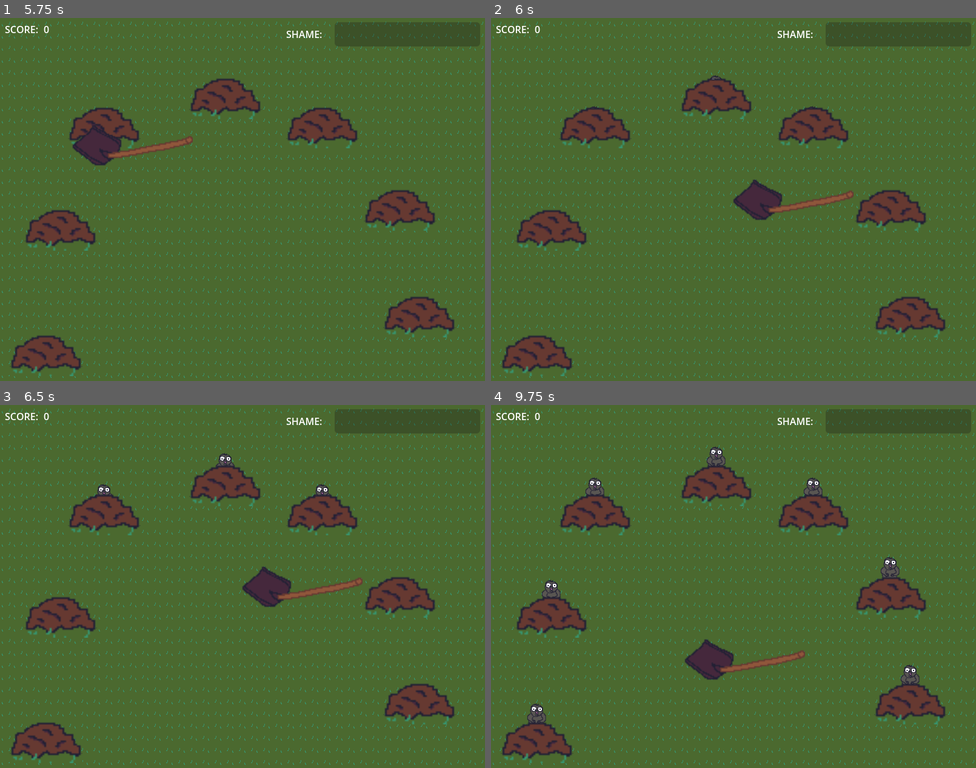
Above: before the commit, frames 1-4 (two rows, left to right).
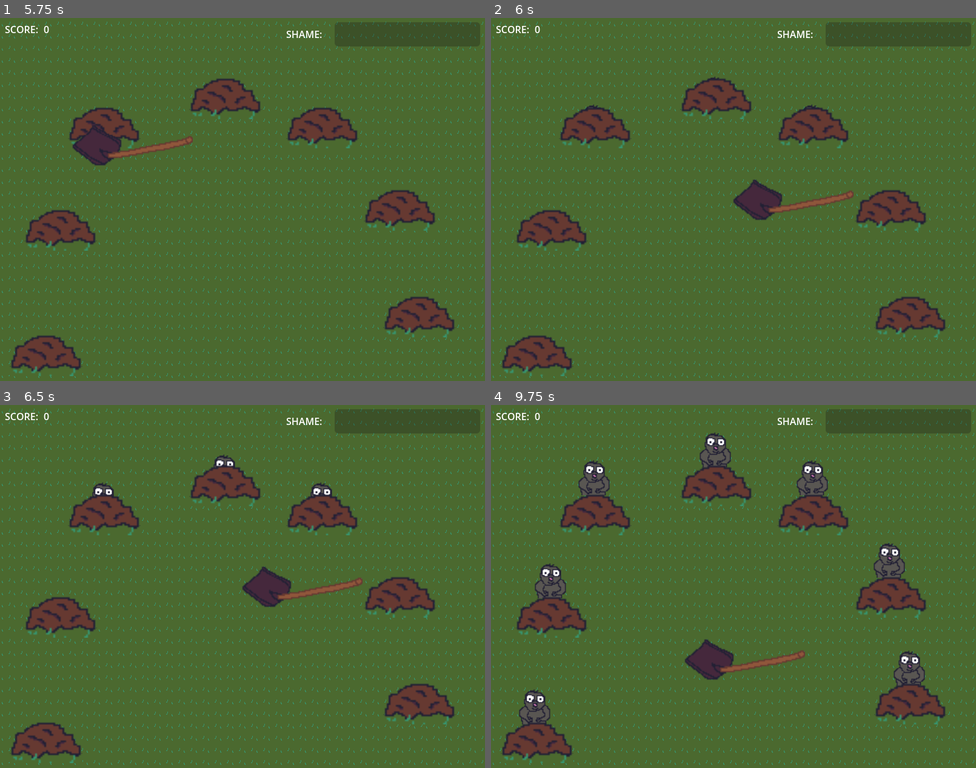
Above: after the commit, the same moments.

Repository: rolika/Mole
Game: Godot game, scene res://main.tscn
Same seed, same stepped clock (60 frames per second), same inputs: the game is played once before the commit and once after it.
Inputs (mouse positions are in pixels of both pictures, inside the frame that each line leads up to):
- Up to frame 1 (5.75 s): click "START" at 0.5 s; tap Enter at 1.25, 2.75, 4.25 s; move the mouse to (349, 181) at 1.27 s; press the mouse at (349, 181) at 1.28 s; tap Space at 2, 3.5, 5 s; move the mouse to (145, 217) at 2.02 s; release the mouse at (145, 217) at 2.03 s; click (145, 217) at 2.1 s; move the mouse to (291, 119) at 2.77 s; press the mouse at (291, 119) at 2.78 s; move the mouse to (218, 272) at 3.52 s; release the mouse at (218, 272) at 3.53 s; click (218, 272) at 3.6 s; move the mouse to (388, 253) at 4.27 s; press the mouse at (388, 253) at 4.28 s; move the mouse to (97, 145) at 5.02 s; release the mouse at (97, 145) at 5.03 s; click (97, 145) at 5.1 s
- Up to frame 2 (6 s): move the mouse to (757, 199) at 5.77 s; press the mouse at (757, 199) at 5.78 s
- Up to frame 3 (6.5 s): no input
- Up to frame 4 (9.75 s): move the mouse to (660, 495) at 6.52 s; release the mouse at (660, 495) at 6.53 s; click (660, 495) at 6.6 s; move the mouse to (840, 568) at 7.27 s; press the mouse at (840, 568) at 7.28 s; move the mouse to (636, 604) at 8.02 s; release the mouse at (636, 604) at 8.03 s; click (636, 604) at 8.1 s; move the mouse to (782, 506) at 8.77 s; press the mouse at (782, 506) at 8.78 s; move the mouse to (709, 659) at 9.52 s; release the mouse at (709, 659) at 9.53 s; click (709, 659) at 9.6 s

Frame 1 is identical in both runs. In frame 2, less than 0.1% of the frame differs, in the area x 19-68%, y 15-26%; in frame 3, 0.3%; in frame 4, 2.7%, in the area x 5-90%, y 7-88%.

Commit message:
bigger moles

Diff:
--- a/main.tscn
+++ b/main.tscn
@@ -20,25 +20,25 @@
 z_index = 1
 
 [node name="Mole" parent="." instance=ExtResource("2_4tly2")]
-position = Vector2(56, 528)
+position = Vector2(40, 528)
 
 [node name="Mole2" parent="." instance=ExtResource("2_4tly2")]
-position = Vector2(80, 324)
+position = Vector2(66, 320)
 
 [node name="Mole3" parent="." instance=ExtResource("2_4tly2")]
-position = Vector2(152, 155)
+position = Vector2(138, 150)
 
 [node name="Mole4" parent="." instance=ExtResource("2_4tly2")]
-position = Vector2(352, 104)
+position = Vector2(338, 104)
 
 [node name="Mole5" parent="." instance=ExtResource("2_4tly2")]
-position = Vector2(512, 155)
+position = Vector2(498, 150)
 
 [node name="Mole6" parent="." instance=ExtResource("2_4tly2")]
-position = Vector2(639, 286)
+position = Vector2(625, 286)
 
 [node name="Mole7" parent="." instance=ExtResource("2_4tly2")]
-position = Vector2(672, 464)
+position = Vector2(658, 464)
 
 [node name="MoleHill" parent="." instance=ExtResource("5_lhont")]
 position = Vector2(16, 512)
--- a/mole.tscn
+++ b/mole.tscn
@@ -7,7 +7,7 @@
 size = Vector2(128, 128)
 
 [node name="Mole" type="Area2D" groups=["moles"]]
-scale = Vector2(0.3, 0.3)
+scale = Vector2(0.5, 0.5)
 collision_layer = 2
 script = ExtResource("1_munel")
 metadata/_edit_group_ = true
